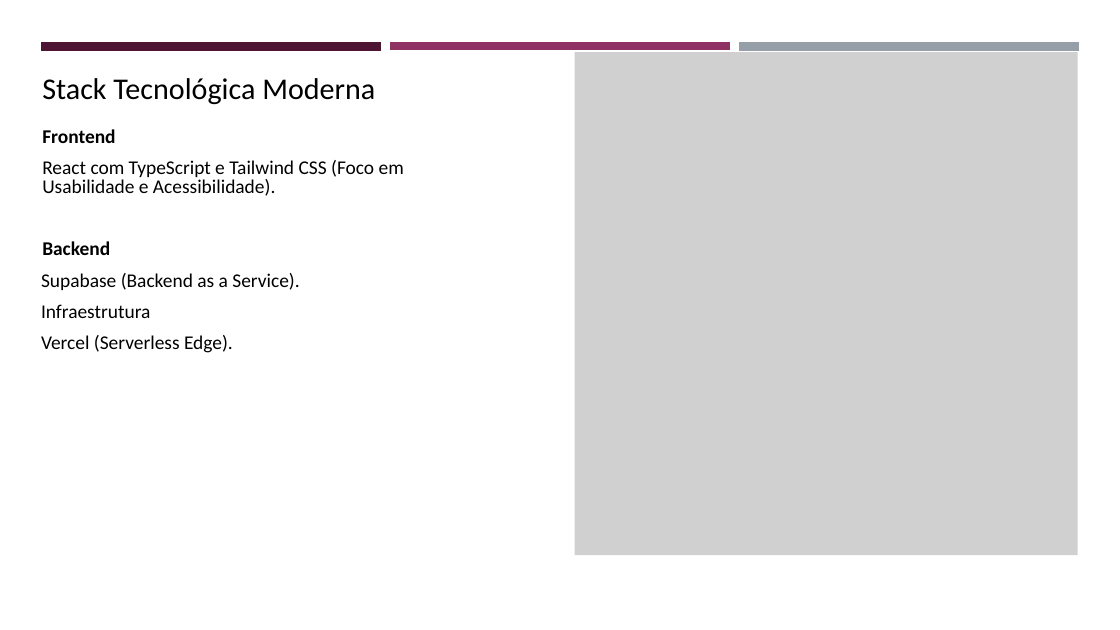
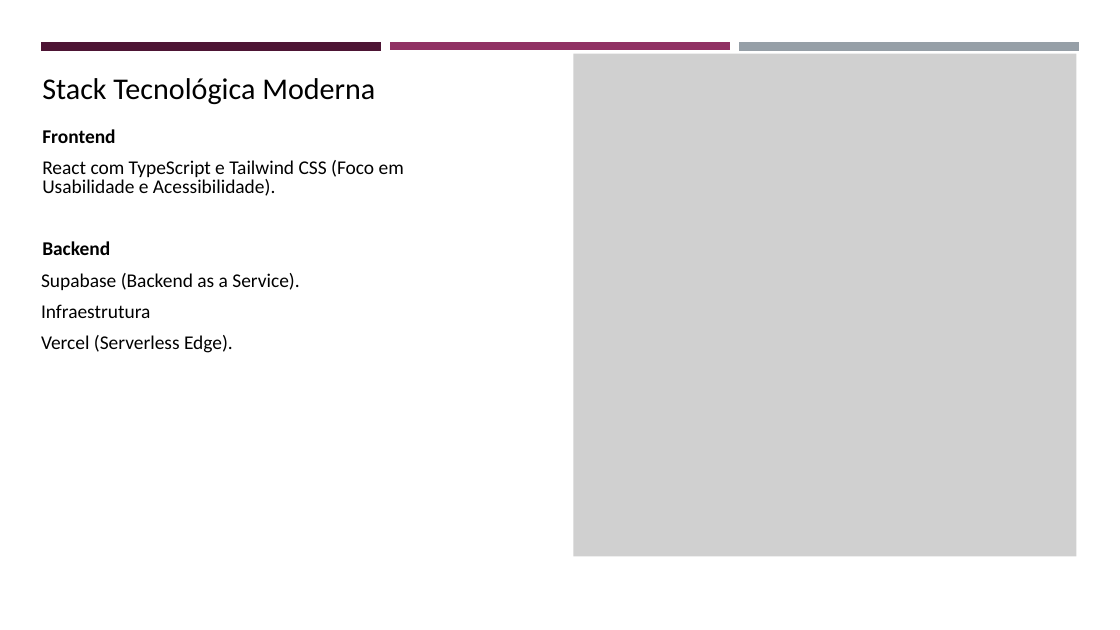
Before and after one commit to z12guilherme/gestao_atipicos, a slide deck: slide 7 of tcc/TCC - Slides.pptx. Drawn at 1120x630 pixels with LibreOffice and Linux fonts; fonts in the diff are those of the drawing; grey boxes stand for pictures. Boxes give left, top, right and bottom in pixels: in the first picture for what was removed or moved away, otherwise in the second. Text is boxed around its words. In the diff, an @@ line names an element or a change of style, - is before the commit and + after.

```diff
--- a/tcc/TCC - Slides.pptx
+++ b/tcc/TCC - Slides.pptx
@@ picture at (x1=573, y1=54, x2=1076, y2=557): outline redrawn @@
```
Also in this commit, not shown: 1 other slide changed, 1 other file.
